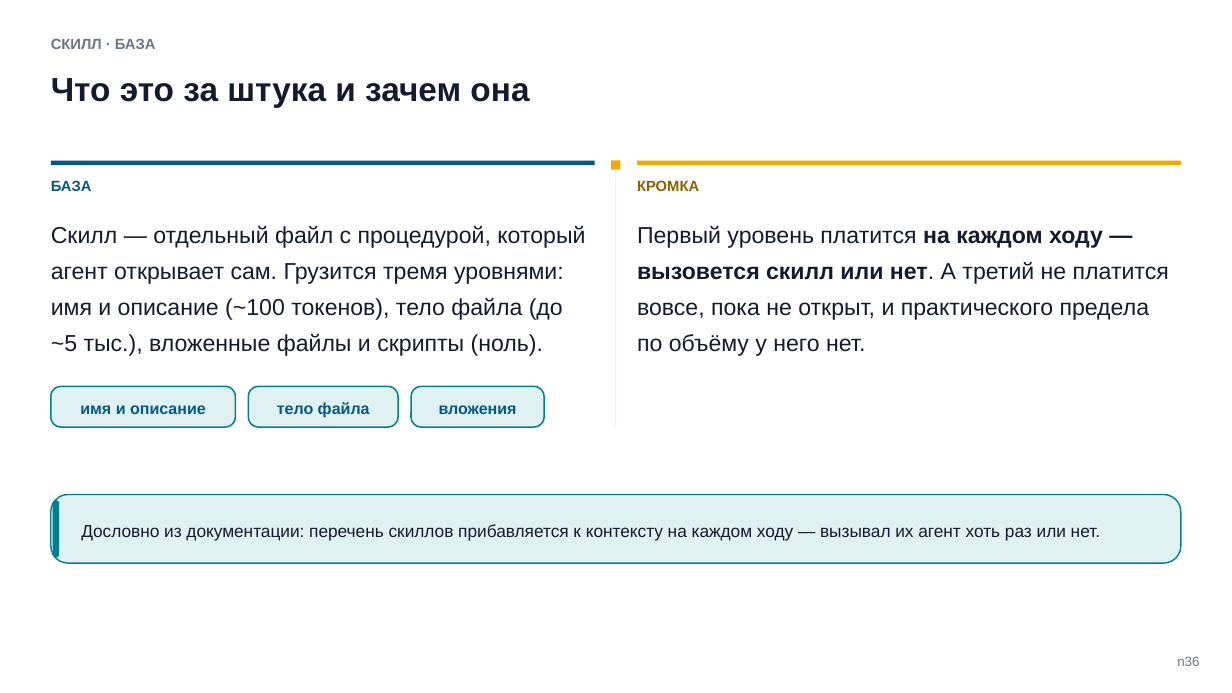
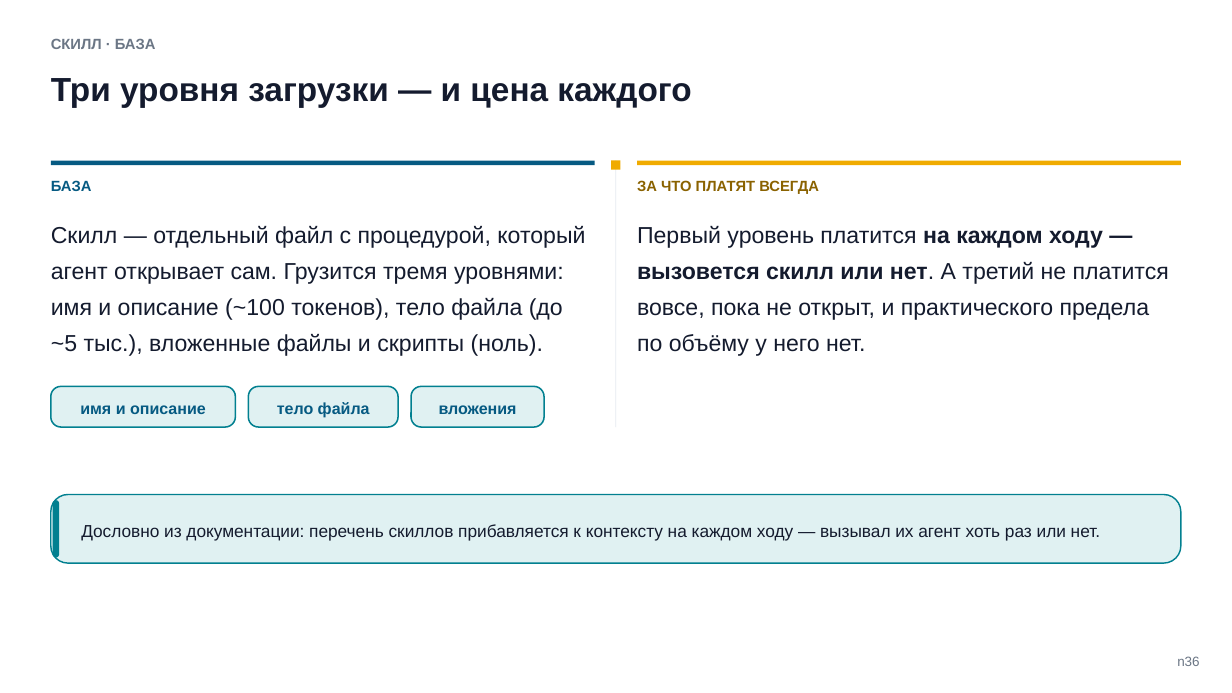
Before and after one commit to tellina-study/AI-usage-lessons, a slide deck: slide 36 of library/seminars/sem-05/rendered/sem-05-n.pptx. Drawn at 1232x693 pixels with LibreOffice and Linux fonts; fonts in the diff are those of the drawing. Boxes give left, top, right and bottom in pixels: in the first picture for what was removed or moved away, otherwise in the second. Text is boxed around its words. In the diff, an @@ line names an element or a change of style, - is before the commit and + after.

```diff
--- a/library/seminars/sem-05/rendered/sem-05-n.pptx
+++ b/library/seminars/sem-05/rendered/sem-05-n.pptx
@@ text at [51, 78, 691, 108]: text changed @@
-Что это за штука и зачем она
+Три уровня загрузки — и цена каждого
@@ text at [637, 180, 819, 194]: text changed @@
-КРОМКА
+ЗА ЧТО ПЛАТЯТ ВСЕГДА
```
Also in this commit, not shown: 20 other slides changed, 13 slides added, 10 slides removed, 56 other files.
